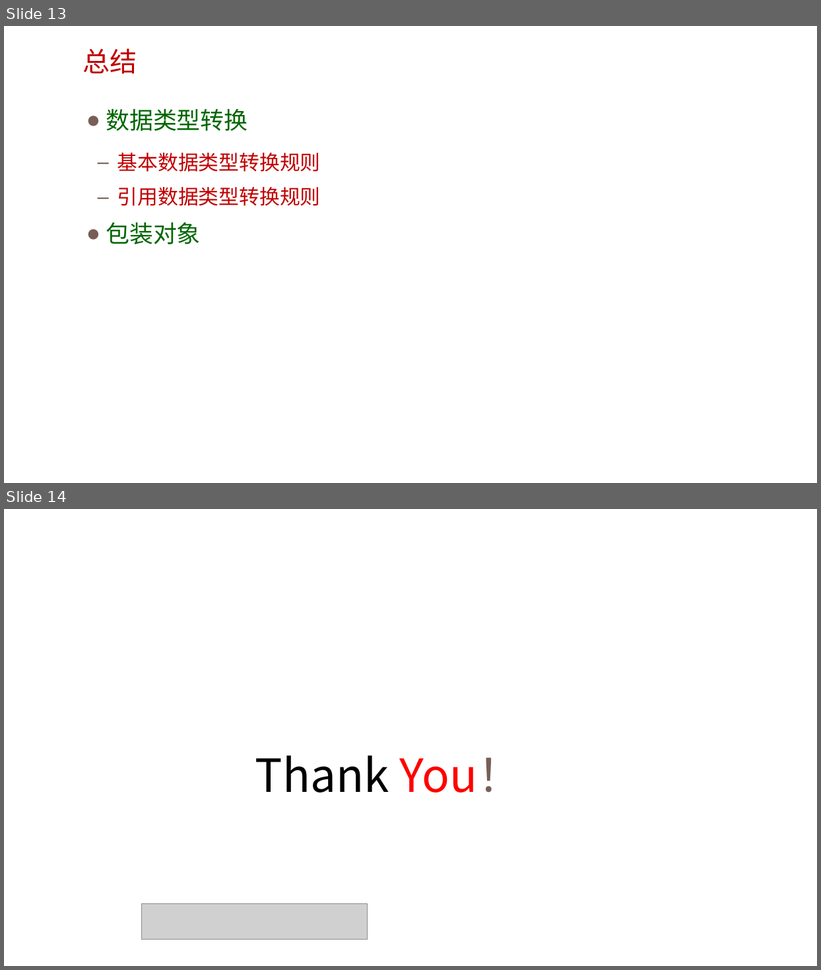
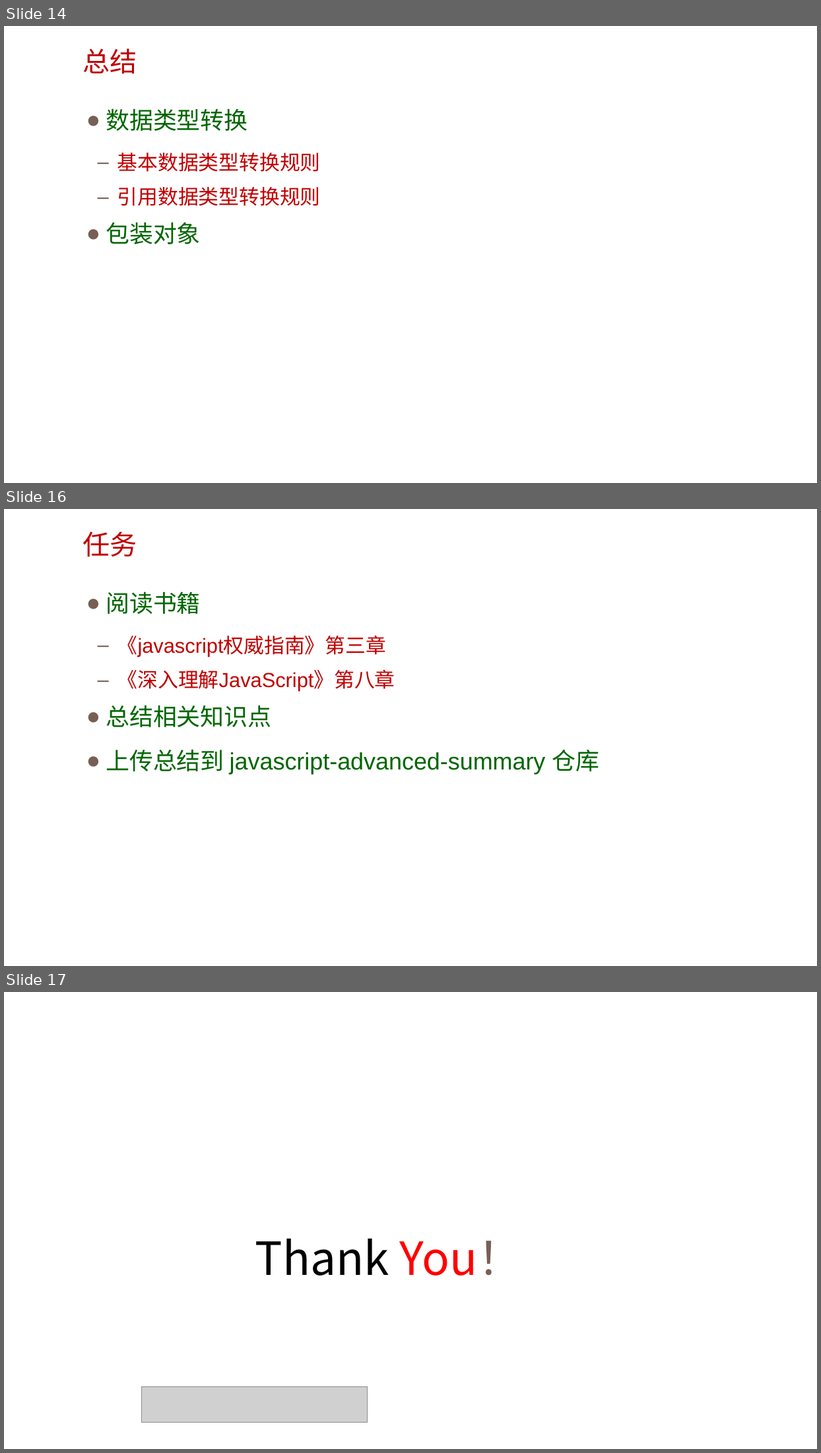
Before and after one commit to xiaoixao/javascript-advanced, a slide deck: 03.包装对象和数据类型转换/03.包装对象.pptx. Shown one above the other, each under a label of ours: slides 13 and 14 before the commit, slides 14, 16 and 17 after it; the slides between them are not shown. The pictures are 821x970 and 821x1453 pixels, drawn with LibreOffice and Linux fonts; fonts in the diff are those of the drawing; grey boxes stand for pictures; background and template pictures are left out. Boxes give left, top, right and bottom in pixels: in the first picture for what was removed or moved away, otherwise in the second. Text is boxed around its words. In the diff, an @@ line names an element or a change of style, - is before the commit and + after.

```diff
--- a/03.包装对象和数据类型转换/03.包装对象.pptx
+++ b/03.包装对象和数据类型转换/03.包装对象.pptx
@@ slide 16 added at (4, 509, 817, 966), background picture (left out) @@
@@ text added at (83, 531, 137, 557), 32 pt, text #C00000 @@
+任务
@@ text added at (106, 591, 599, 774), 28 pt, text #006600 @@
+● 阅读书籍
+  – 《javascript权威指南》第三章
+  – 《深入理解JavaScript》第八章
+● 总结相关知识点
+● 上传总结到 javascript-advanced-summary 仓库
@@ what was slide 13 is now slide 14 @@
@@ what was slide 14 is now slide 17 @@
```
Also in this commit, not shown: 1 slide changed, 2 other slides added, 2 other files.
